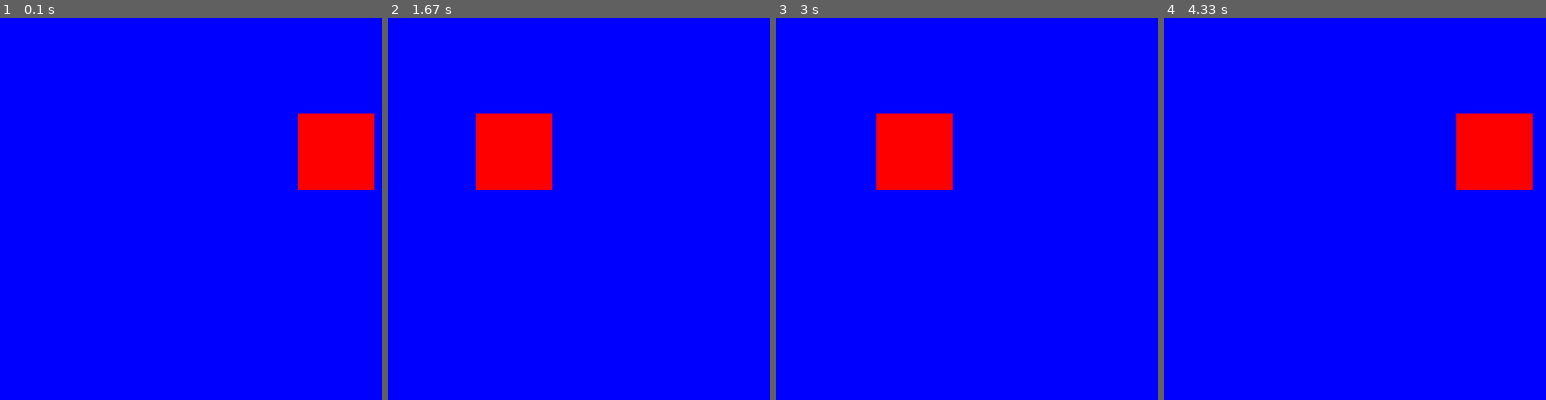
Above: before the commit, frames 1-4 (left to right).
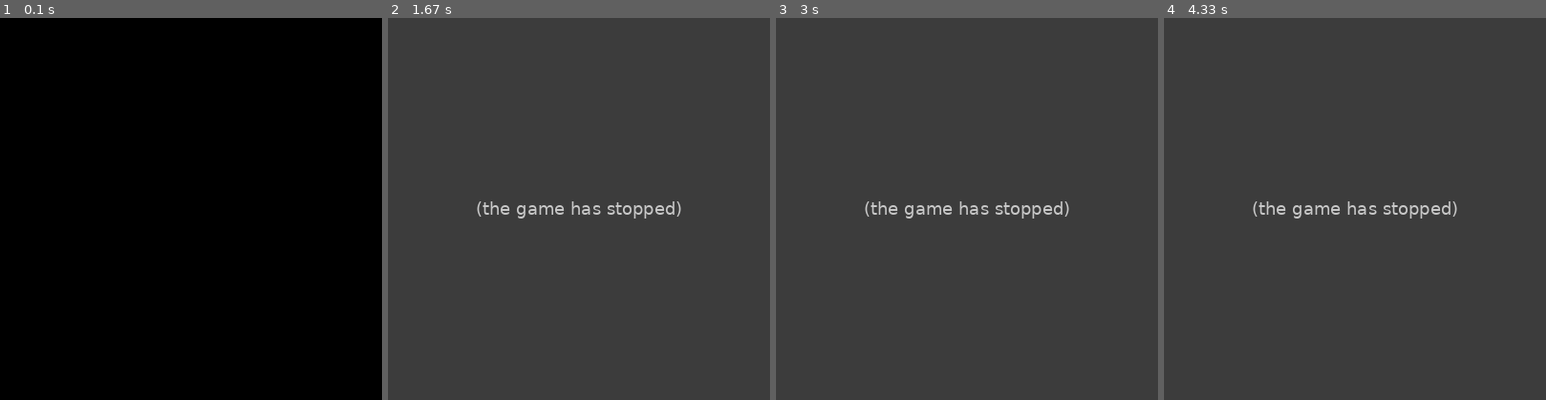
Above: after the commit, the same moments.

Repository: stebancarrenoaraque/introd_pygame
Game: pygame game, started from animacion.py
Same seed, same stepped clock (60 frames per second), same inputs: the game is played once before the commit and once after it.
Inputs:
- Up to frame 1 (0.1 s): no input
- Up to frame 2 (1.67 s): no input
- Up to frame 3 (3 s): no input
- Up to frame 4 (4.33 s): no input

The runs differ from the first frame. In frame 1, 100% of the frame differs, in the area x 0-100%, y 0-100%; in frame 2, 100%; in frame 3, 100%; in frame 4, 100%.
Error after the commit: TypeError: function missing required argument 'radius' (pos 4) (animacion.py line 48); the game stopped at 1 s (later frames are placeholders)

Commit message:
ejercicios

Diff:
--- a/animacion.py
+++ b/animacion.py
@@ -16,7 +16,7 @@
 azul = (0,0,255)
 
 # variable de movimiento
-XX = 300
+XX = 400
 MOVIMIENTO = 3
 
 # Objeto para la gestión del tiempo
@@ -26,7 +26,7 @@
 # bucle principal del juego
 while True:
     # Maximo de fotogramas por segundo
-    clock.tick(50)
+    clock.tick(1)
 
     for event in pygame.event.get():
         if event.type == pygame.QUIT:
@@ -37,15 +37,15 @@
     # movimiento del rectángulo
     XX = XX + MOVIMIENTO
 
-    if XX >= 320:
-        XX = 320
+    if XX >= 400:
+        XX = 400
         MOVIMIENTO = -3
     elif XX <= 0:
         XX = 0
         MOVIMIENTO = 3
 
     # dibujar rectangulo en ventana
-    pygame.draw.rect(ventana, rojo, (XX,100,80,80))
+    pygame.draw.circle(ventana, rojo, (XX,100,80,80))
 
     # actualizar visualización de la ventana
     pygame.display.flip()
--- /dev/null
+++ b/ciudad_pacman.py
@@ -0,0 +1,82 @@
+# Crear una ciudad de hierro o parque de atraaciones usando los elementos graficos vistos con pygame (lineas, rectangulos, cuadrados, poligonos, circulos, elipses, arcos y textos) en donde los personajes son pacmans.
+
+# Librerias
+import pygame
+import sys
+import math
+
+# inicializamos los modulos de la librería
+
+pygame.init()
+
+# Establecer dimensiones de la ventana
+
+ventana = pygame.display.set_mode((1080,620))
+
+# establecer titulo de la ventana
+
+pygame.display.set_caption("Pac-city")
+
+# Definicion de colores
+
+negro = (0,0,0)
+rojo = (255,0,0)
+azul = (0,0,255)
+naranja = (255,165,0)
+verde = (0,255,0)
+rosado = (255,192,203)
+amarillo = (255,255,0)
+blanco = (255,255,255)
+cian = (0,255,255)
+morado = (128,0,128)
+gris = (100,100,100)
+dorado = (255,215,0)
+marron = (165,42,42)
+gris_oscuro = (25,25,25)
+
+# variables auxiliares
+
+PI = math.pi
+
+# Objeto para la gestión del tiempo
+
+clock = pygame.time.Clock()
+
+# bucle principal del juego
+while True:
+    # Maximo de fotogramas por segundo
+    clock.tick(50)
+
+    for event in pygame.event.get():
+        # Al hacer click sobre el boton de cerrar la ventana el juego termina
+        if event.type == pygame.QUIT:
+            sys.exit()
+
+    ventana.fill(negro)
+
+    # ------------------------------
+    # Dibujar formas con modulo draw
+    # ------------------------------
+
+    # Fondo
+    pygame.draw.rect(ventana, gris_oscuro, (0,450,1080,620))
+    # Edificios
+    pygame.draw.rect(ventana, gris, (200,200,100,250))
+    pygame.draw.rect(ventana, gris, (325,250,100,200))
+    # Ventanas
+    pygame.draw.rect(ventana, amarillo, (215,215,30,20))
+    pygame.draw.rect(ventana, amarillo, (215,250,30,20))
+    pygame.draw.rect(ventana, amarillo, (215,285,30,20))
+    pygame.draw.rect(ventana, amarillo, (215,320,30,20))
+    pygame.draw.rect(ventana, amarillo, (215,355,30,20))
+    pygame.draw.rect(ventana, amarillo, (215,390,30,20))
+
+    pygame.draw.rect(ventana, amarillo, (215,215,30,20))
+    pygame.draw.rect(ventana, amarillo, (215,250,30,20))
+    pygame.draw.rect(ventana, amarillo, (215,285,30,20))
+    pygame.draw.rect(ventana, amarillo, (215,320,30,20))
+    pygame.draw.rect(ventana, amarillo, (215,355,30,20))
+    pygame.draw.rect(ventana, amarillo, (215,390,30,20))
+
+    # actualizar visualización de la ventana
+    pygame.display.flip()
--- /dev/null
+++ b/graficos.py
@@ -0,0 +1,95 @@
+# importamos la libreria pygame
+import pygame
+import sys
+import math
+
+
+# inicializamos los modulos de la librería
+
+pygame.init()
+
+# Establecer dimensiones de la ventana
+
+ventana = pygame.display.set_mode((400,400))
+
+# establecer titulo de la ventana
+
+pygame.display.set_caption("Dibujar formas básicas")
+
+# definición colores
+
+negro = (0,0,0)
+rojo = (255,0,0)
+azul = (0,0,255)
+naranja = (255,165,0)
+verde = (0,255,0)
+rosado = (255,192,203)
+amarillo = (255,255,0)
+blanco = (255,255,255)
+cian = (0,255,255)
+
+# variables auxiliares
+
+PI = math.pi
+
+# Objeto para la gestión del tiempo
+
+clock = pygame.time.Clock()
+
+# bucle principal del juego
+while True:
+    # Maximo de fotogramas por segundo
+    clock.tick(50)
+
+    for event in pygame.event.get():
+        # Al hacer click sobre el boton de cerrar la ventana el juego termina
+        if event.type == pygame.QUIT:
+            sys.exit()
+
+    ventana.fill(negro)
+
+    # ------------------------------
+    # Dibujar formas con modulo draw
+    # ------------------------------
+
+    # Lineas rectas continuas
+    pygame.draw.line(ventana, rojo,(0,0), (400,400), 5)
+    pygame.draw.line(ventana, rojo,(400,0), (0,400), 5)
+
+    # Lineas rectas discontinuas
+    puntos_1 = [(0,0), (50,100), (100,50), (250,200), (400,400)]
+    puntos_2 = [(200,0), (400,200), (200,400), (0,200)]
+    pygame.draw.lines(ventana, azul, False, puntos_1)
+    pygame.draw.lines(ventana, naranja, True, puntos_2)
+
+    # Rectangulo relleno
+    pygame.draw.rect(ventana, rosado, (150,150,50,50))
+
+    # Rectangulo sin relleno
+    pygame.draw.rect(ventana, verde, ((200,200),(50,50)), 3)
+
+    # Poligono
+    puntos_3 = [(100,200), (200,300), (100,400), (0,300)]
+    pygame.draw.polygon(ventana, amarillo, puntos_3,3)
+
+    # Estrella
+    puntos_4 = [(0,200),(150,150),(200,0), (250,150),(400,200),(250,250),(200,400),(150,250)]
+    #pygame.draw.polygon(ventana, azul, puntos_4)
+
+    # Circulo# crear una ciudad de
+    pygame.draw.circle(ventana, blanco, (300,300), 100 , 0)
+
+    # Elipse
+    pygame.draw.ellipse(ventana, naranja, (200,250,200,100), 1)
+    pygame.draw.ellipse(ventana, naranja, (250,200,100,200), 1)
+
+    # Arcos
+    pygame.draw.arc(ventana, cian, (200,0,200,200), PI/4, 7*PI/4, 100)
+
+    # Texto
+    fuente_arial = pygame.font.SysFont("Arial", 35, 1, 1)
+    texto = fuente_arial.render("Néstor Jesús", 1, blanco)
+    ventana.blit(texto, (0,50))
+
+    # actualizar visualización de la ventana
+    pygame.display.flip()
